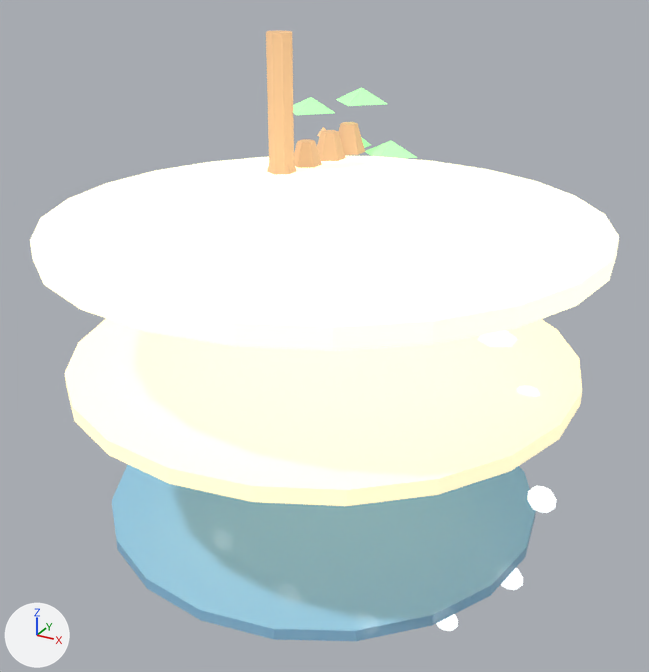
Renders of the glTF model assets/procedural/pretty/beach.glb from each side of a commit.
Before and after are seen from a 50 mm lens placed at (2.76, -4.95, 2.56), pointed at (-0.14, 0.32, -0.07). The lights are fixed; the arrows at lower left show +X, +Y and +Z. The first picture is the older version. Where no turn or scale is listed for an object, it has been applied to the vertices.

Before the edit, the objects in view are built like this:
```python
ob_foam_12 = bpy.data.objects.new('foam_12', me_球体_047)
ob_foam_12.location = (0.998, 0.11, -2.051)
ob_foam_13 = bpy.data.objects.new('foam_13', me_球体_048)
ob_foam_13.location = (1.442, 0.11, -1.494)
ob_palm = bpy.data.objects.new('palm', me_柱体_025)
ob_palm.location = (-0.9, 1.0, 0.95)
ob_palm_lean_0 = bpy.data.objects.new('palm_lean_0', me_锥体_044)
ob_palm_lean_0.location = (-0.9, 1.0, 0.95)
ob_palm_lean_1 = bpy.data.objects.new('palm_lean_1', me_锥体_045)
ob_palm_lean_1.location = (-0.85, 1.3, 0.98)
ob_sand_dry = bpy.data.objects.new('sand_dry', me_柱体_022)
ob_sand_dry.location = (0.0, 0.06, 0.85)
ob_sand_wet = bpy.data.objects.new('sand_wet', me_柱体_023)
ob_sand_wet.location = (0.0, 0.05, -0.1)
ob_water = bpy.data.objects.new('water', me_柱体_024)
ob_water.location = (0.0, 0.04, -1.2)
```
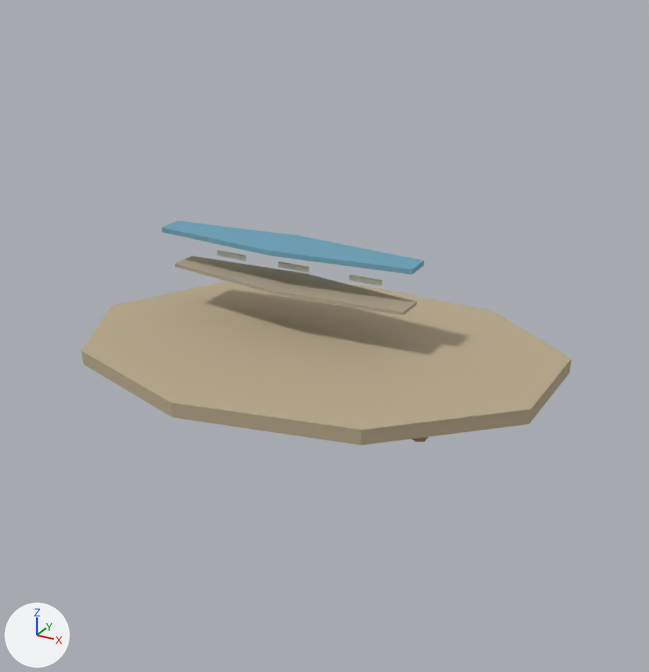
Patch to the scene script:
```diff
--- a/assets/procedural/pretty/beach.glb.py
+++ b/assets/procedural/pretty/beach.glb.py
@@ mat_beach_water @@
 mat_beach_water = principled_material('beach_water')
-mat_beach_water.base_color = (0.3, 0.65, 0.95)  # blue #95d3f9
+mat_beach_water.base_color = (0.16, 0.4, 0.54)  # cyan #6faac2
 mat_beach_water.roughness = 0.3
@@ mat_beach_foam @@
 mat_beach_foam.emission_color = (0.95, 1.0, 1.0)  # white #f9ffff
-mat_beach_foam.emission_strength = 1.0
@@ mat_beach_palm_trunk @@
 mat_beach_palm_trunk.roughness = 0.95
-mat_beach_palm_trunk.emission_color = (0.45, 0.28, 0.15)  # brown #b3906c
-mat_beach_palm_trunk.emission_strength = 1.0
@@ mat_beach_palm_leaf @@
 mat_beach_palm_leaf.roughness = 0.95
-mat_beach_palm_leaf.emission_color = (0.3, 0.75, 0.3)  # green #95e195
-mat_beach_palm_leaf.emission_strength = 1.0
@@ ob_sand_dry @@
-ob_sand_dry = bpy.data.objects.new('sand_dry', me_柱体_022)
@@ ob_sand_wet @@
-ob_sand_wet = bpy.data.objects.new('sand_wet', me_柱体_023)
@@ ob_water @@
-ob_water = bpy.data.objects.new('water', me_柱体_024)
@@ ob_foam_0 @@
 ob_foam_0 = bpy.data.objects.new('foam_0', me_球体_035)
-ob_foam_0.location = (1.6, 0.11, -0.8)
-ob_foam_0.scale = (0.1, 0.05, 0.1)
+ob_foam_0.location = (-0.82, 0.155, 0.48)
+ob_foam_0.scale = (0.24, 0.018, 0.035)
@@ ob_foam_12 @@
-ob_foam_12 = bpy.data.objects.new('foam_12', me_球体_047)
@@ ob_foam_13 @@
-ob_foam_13 = bpy.data.objects.new('foam_13', me_球体_048)
@@ ob_palm @@
-ob_palm = bpy.data.objects.new('palm', me_柱体_025)
@@ ob_palm_lean_0 @@
-ob_palm_lean_0 = bpy.data.objects.new('palm_lean_0', me_锥体_044)
@@ ob_palm_lean_1 @@
-ob_palm_lean_1 = bpy.data.objects.new('palm_lean_1', me_锥体_045)
@@ ob_palm_lean_2 @@
-ob_palm_lean_2 = bpy.data.objects.new('palm_lean_2', me_锥体_046)
@@ ob_palm_lean_3 @@
-ob_palm_lean_3 = bpy.data.objects.new('palm_lean_3', me_锥体_047)
@@ ob_palm_leaf_0_0 @@
-ob_palm_leaf_0_0 = bpy.data.objects.new('palm_leaf_0.0', me_锥体_048)
@@ ob_palm_leaf_1_2 @@
-ob_palm_leaf_1_2 = bpy.data.objects.new('palm_leaf_1.2', me_锥体_049)
@@ ob_palm_leaf_2_4 @@
-ob_palm_leaf_2_4 = bpy.data.objects.new('palm_leaf_2.4', me_锥体_050)
@@ ob_palm_top @@
-ob_palm_top = bpy.data.objects.new('palm_top', me_锥体_053)
@@ ob_coconut1 @@
-ob_coconut1 = bpy.data.objects.new('coconut1', me_锥体_054)
@@ ob_shell2 @@
-ob_shell2 = bpy.data.objects.new('shell2', me_锥体_057)
@@ ob_palm_trunk @@
+ob_palm_trunk = bpy.data.objects.new('palm_trunk', me_柱体_019)  # a 6-sided cylinder along z spanning x -0.056..0.056, y -0.065..0.065, z -0.35..0.35; in mat_beach_palm_trunk (brown #a68665)
+ob_palm_trunk.location = (0.62, 0.35, -0.38)
@@ ob_water_edge @@
+ob_water_edge = bpy.data.objects.new('water_edge', me_柱体_018)  # 12 vertices, 20 faces; spans x -0.98..0.98, y -0.19..0.19, z -0.02..0.02; in mat_beach_water (cyan #6faac2)
+ob_water_edge.location = (-0.34, 0.12, 0.64)
@@ ob_wet_sand @@
+ob_wet_sand = bpy.data.objects.new('wet_sand', me_柱体_017)  # 12 vertices, 20 faces; spans x -0.93..0.93, y -0.2..0.2, z -0.01..0.01; in mat_beach_wet_sand (beige #afa48b)
+ob_wet_sand.location = (-0.3, 0.09, 0.38)
@@ ob_sand_bank @@
+ob_sand_bank = bpy.data.objects.new('sand_bank', me_柱体_015)  # 18 vertices, 32 faces; spans x -1.68..1.59, y -1.19..1.14, z -0.05..0.05; in mat_beach_sand_shadow (beige #b8aa8b)
+ob_sand_bank.location = (0.0, -0.04, 0.0)
```

Pixel boxes [x1, y1, x2, y2] of what changed, in the pictures (649 x 672 px):
'sand_dry', deleted (beige): before [30, 156, 619, 350]
'sand_wet', deleted (beige): before [65, 318, 582, 506]
'sand_bank', added (beige): after [82, 283, 571, 445]
'water', deleted: before [112, 465, 536, 641]
'water_edge', added: after [162, 221, 424, 274]
'wet_sand', added (beige): after [175, 256, 417, 315]
'palm', deleted (brown): before [266, 31, 294, 172]
'foam_0', surface changed, moved, rescaled: before [527, 486, 557, 513]; after [217, 250, 246, 261]
'palm_lean_2', deleted (brown): before [317, 130, 346, 161]
'palm_lean_3', deleted (brown): before [338, 122, 365, 155]
'palm_lean_1', deleted (brown): before [294, 139, 322, 168]
'palm_leaf_1.2', deleted (green): before [336, 87, 387, 106]
'palm_leaf_0.0', deleted (green): before [365, 141, 418, 159]
'shell2', deleted: before [477, 330, 518, 347]
'palm_leaf_2.4', deleted (green): before [293, 97, 335, 115]
'foam_1', surface changed: [278, 262, 540, 396] in both
'foam_13', deleted: before [501, 568, 523, 590]
'foam_12', deleted: before [436, 614, 458, 631]
'foam_2', surface changed: [349, 275, 382, 286] in both
'palm_lean_0', deleted (mostly hidden): before [267, 163, 296, 175]
'palm_trunk', added (mostly hidden): after [412, 437, 428, 442]
'palm_top', deleted: before [361, 137, 371, 148]
'coconut1', deleted: before [317, 127, 326, 137]
